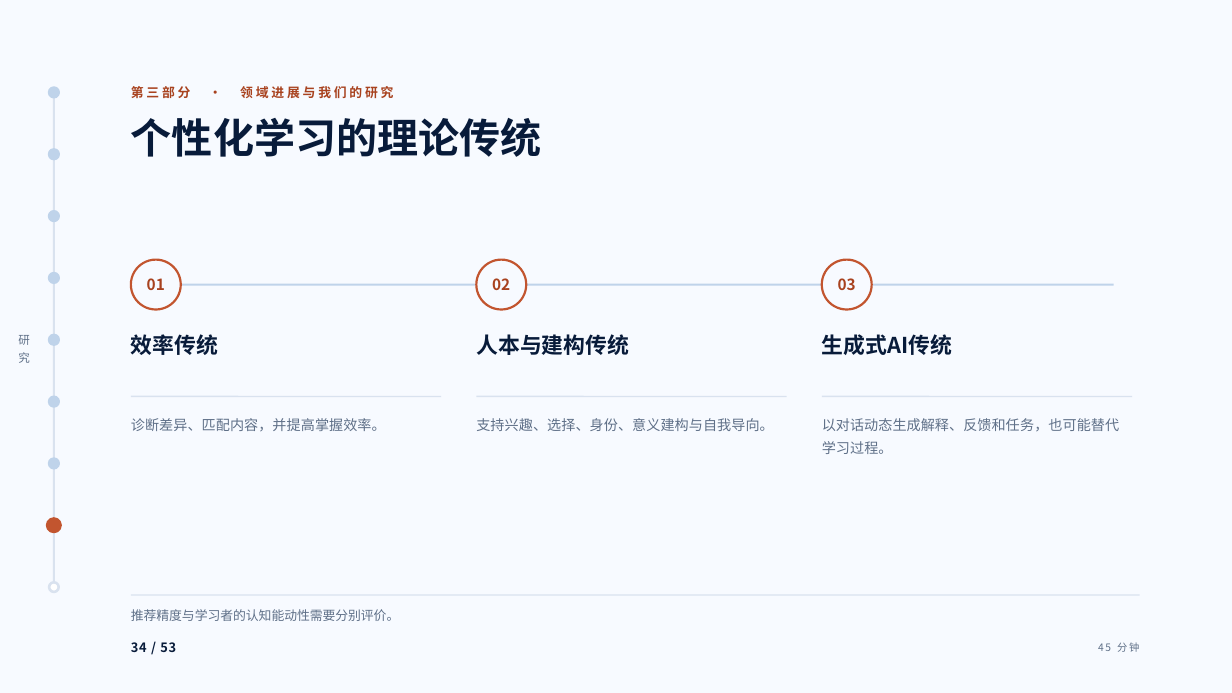
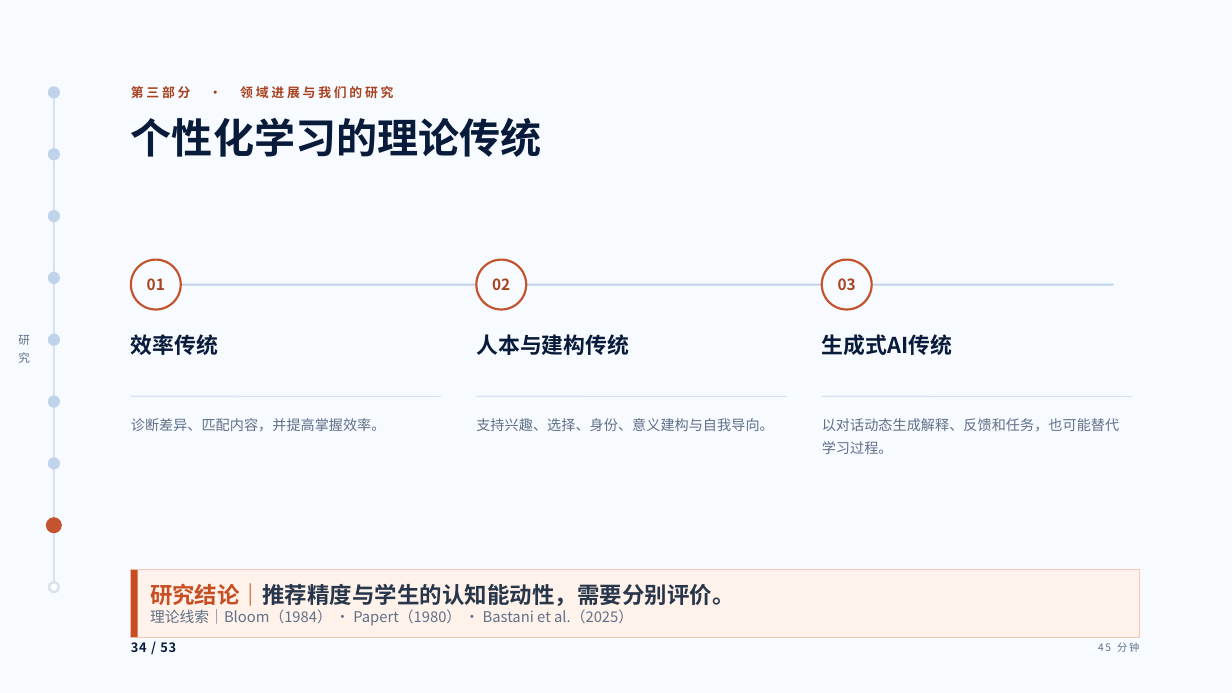
Before and after one commit to tonyxinvip/slides, a slide deck: slide 34 of student-ai-cognitive-division-2026/downloads/student-ai-cognitive-division-2026.pptx. Drawn at 1232x693 pixels with LibreOffice and Linux fonts; fonts in the diff are those of the drawing. Boxes give left, top, right and bottom in pixels: in the first picture for what was removed or moved away, otherwise in the second. Text is boxed around its words. In the diff, an @@ line names an element or a change of style, - is before the commit and + after.

```diff
--- a/student-ai-cognitive-division-2026/downloads/student-ai-cognitive-division-2026.pptx
+++ b/student-ai-cognitive-division-2026/downloads/student-ai-cognitive-division-2026.pptx
@@ rectangle "研究结论｜推荐精度与学生的认知能动性，需要分别评价。": place and size @@
-rectangle "研究结论｜推荐精度与学生的认知能动性，需要分别评价。" at (131, 609, 400, 621)
+rectangle "研究结论｜推荐精度与学生的认知能动性，需要分别评价。" at (131, 570, 1141, 638)
@@ rectangle "研究结论｜推荐精度与学生的认知能动性，需要分别评价。" at (131, 570, 1141, 638): vertical alignment top to middle; fill none to #FFF2EA; outline none to #F3C8B7 0.75 pt @@
@@ rectangle added at (131, 570, 138, 638), fill #C74E22 @@
@@ text in rectangle at (150, 583, 735, 626): text changed; size 10 to 11.5 pt @@
-推荐精度与学习者的认知能动性需要分别评价。
+研究结论｜推荐精度与学生的认知能动性，需要分别评价。
+理论线索｜Bloom（1984） · Papert（1980） · Bastani et al.（2025）
```
Also in this commit, not shown: 25 other slides changed, 57 other files.
